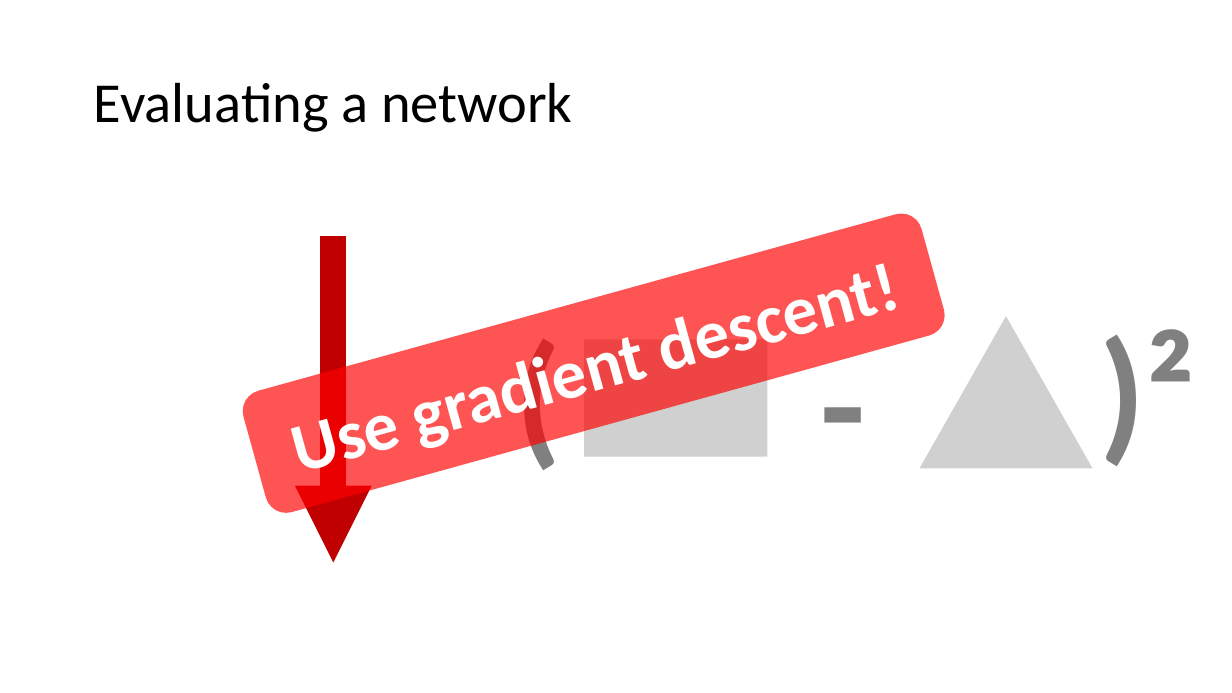
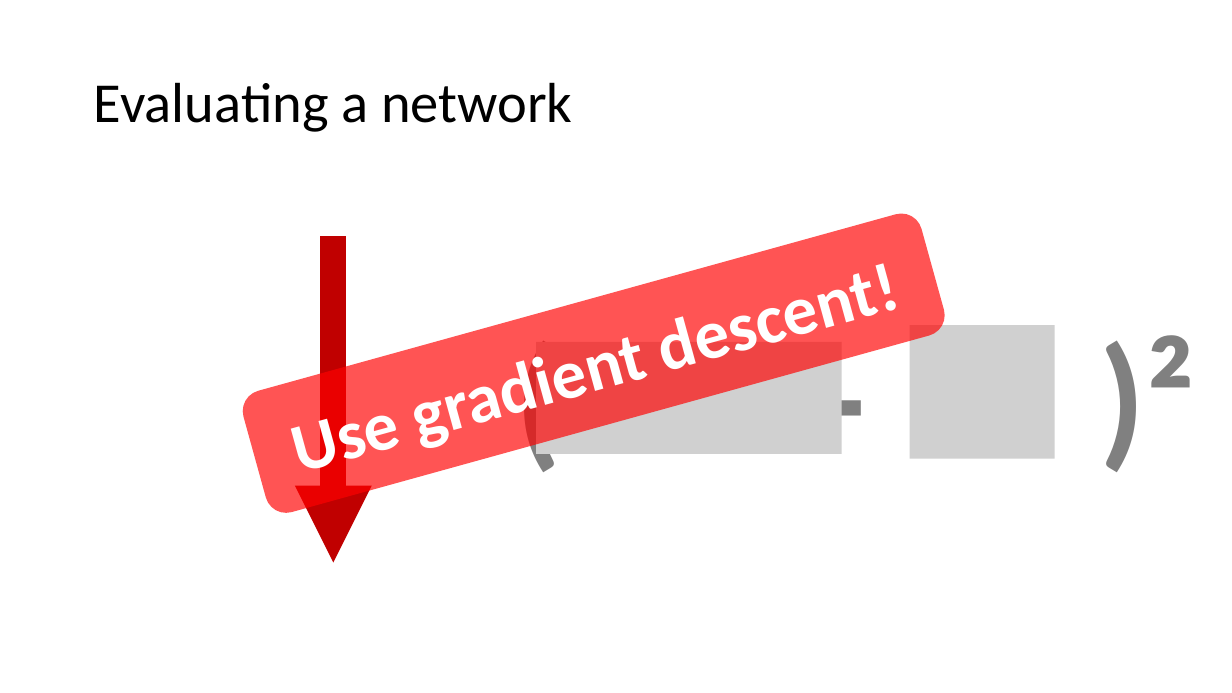
Before and after one commit to PRF-Development/DataAnalysisExtras, a slide deck: slide 16 of TeachingNetwoks.pptx (slide 14 before the commit). Drawn at 1232x693 pixels with LibreOffice and Linux fonts; fonts in the diff are those of the drawing; grey boxes stand for pictures. Boxes give left, top, right and bottom in pixels: in the first picture for what was removed or moved away, otherwise in the second. Text is boxed around its words. In the diff, an @@ line names an element or a change of style, - is before the commit and + after.

```diff
--- a/TeachingNetwoks.pptx
+++ b/TeachingNetwoks.pptx
@@ text "-": place and size @@
-text "-" at <box>798,304,890,493</box>
+text "-" at <box>798,298,890,486</box>
@@ text ")²": place and size @@
-text ")²" at <box>1099,329,1195,466</box>
+text ")²" at <box>1099,335,1195,472</box>
@@ picture: place and size @@
-picture at <box>920,316,1092,469</box>
+picture at <box>909,325,1055,459</box>
@@ picture: place and size @@
-picture at <box>584,339,767,457</box>
+picture at <box>536,342,842,454</box>
```
Also in this commit, not shown: 2 other slides changed, 2 slides added.
